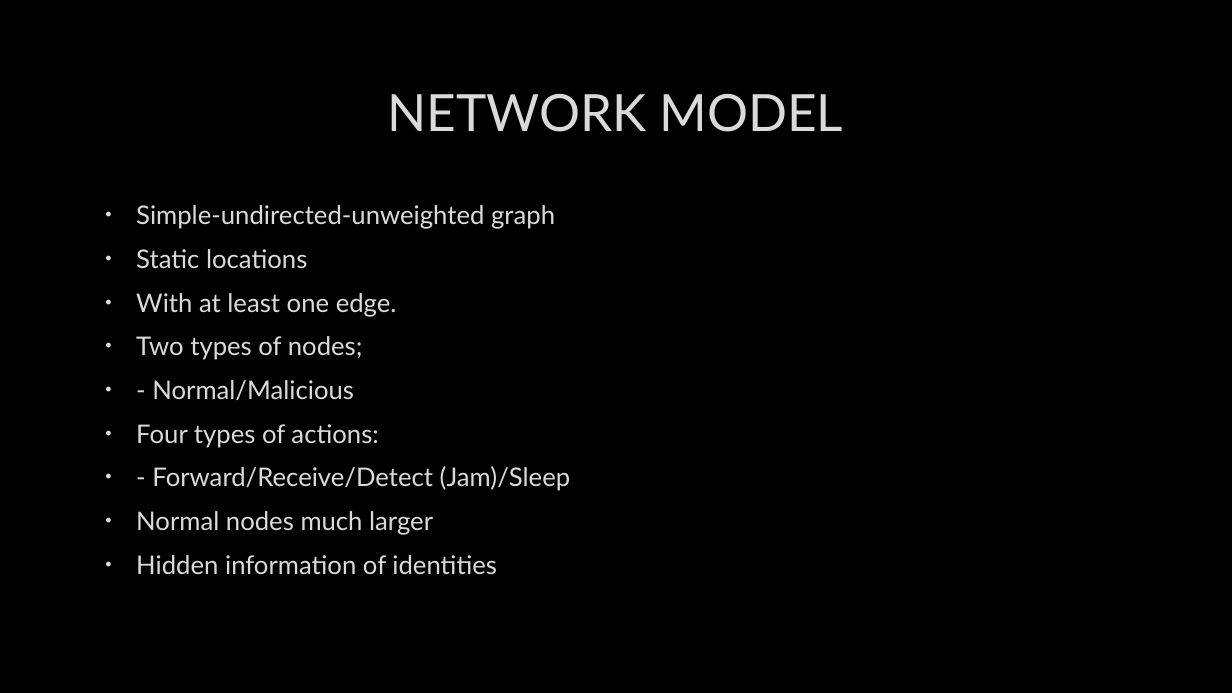
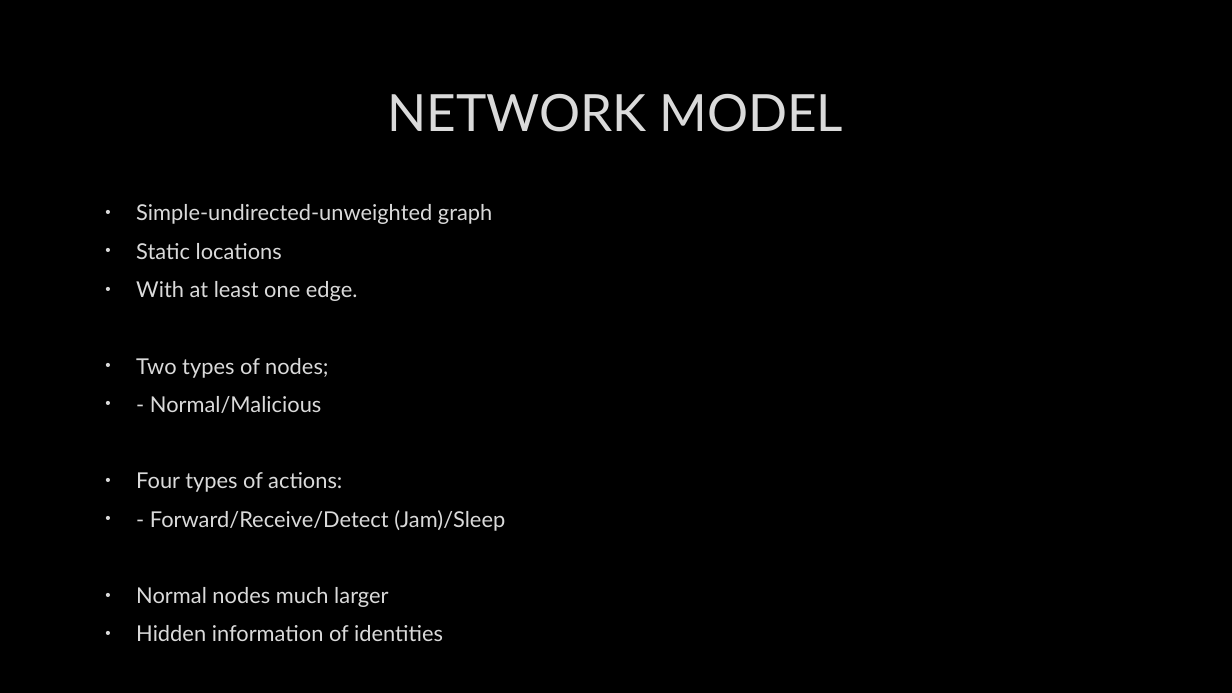
Before and after one commit to specialone0007/wsnGameTheory, a slide deck: slide 4 of CS535-Presentation.pptx. Drawn at 1232x693 pixels with LibreOffice and Linux fonts; fonts in the diff are those of the drawing; background and template pictures are left out. Boxes give left, top, right and bottom in pixels: in the first picture for what was removed or moved away, otherwise in the second. Text is boxed around its words. In the diff, an @@ line names an element or a change of style, - is before the commit and + after.

```diff
--- a/CS535-Presentation.pptx
+++ b/CS535-Presentation.pptx
@@ text "Simple-undirected-unweighted graph" at (136,204,505,641): size 20 to 17 pt @@
```
Also in this commit, not shown: 1 other slide changed.
